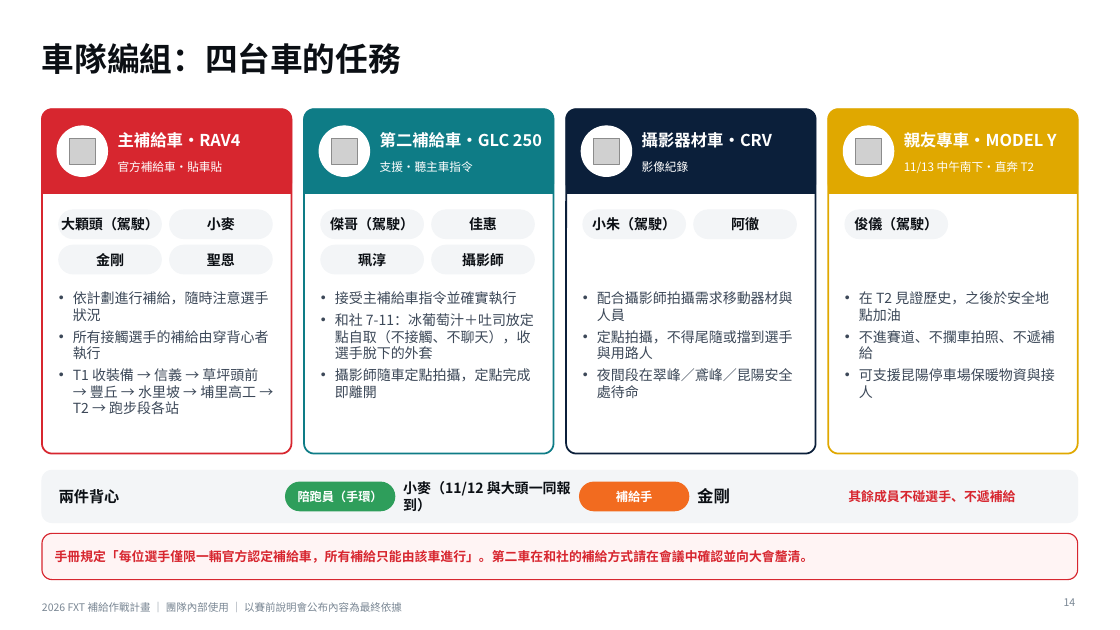
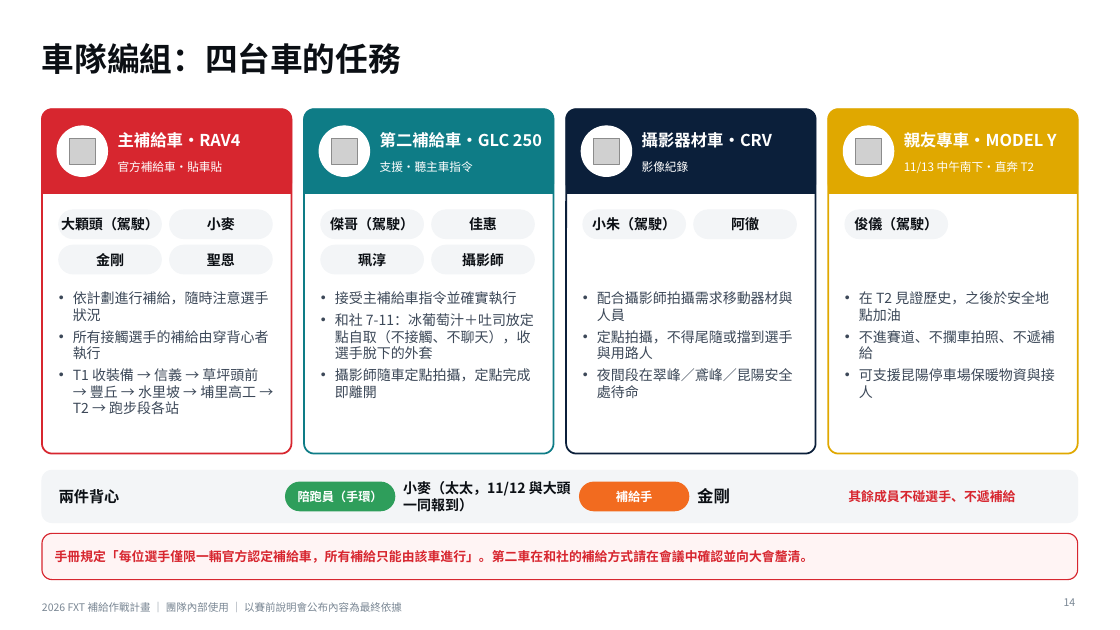
Before and after one commit to powermovebboy-sys/Race-site, a slide deck: slide 14 of deck/2026_FXT_補給作戰計畫.pptx. Drawn at 1120x630 pixels with LibreOffice and Linux fonts; fonts in the diff are those of the drawing; grey boxes stand for pictures. Boxes give left, top, right and bottom in pixels: in the first picture for what was removed or moved away, otherwise in the second. Text is boxed around its words. In the diff, an @@ line names an element or a change of style, - is before the commit and + after.

```diff
--- a/deck/2026_FXT_補給作戰計畫.pptx
+++ b/deck/2026_FXT_補給作戰計畫.pptx
@@ text at box(403, 481, 571, 512): text changed @@
-小麥（11/12 與大頭一同報到）
+小麥（太太，11/12 與大頭一同報到）
```
Also in this commit, not shown: 3 other slides changed, 1 other file.
